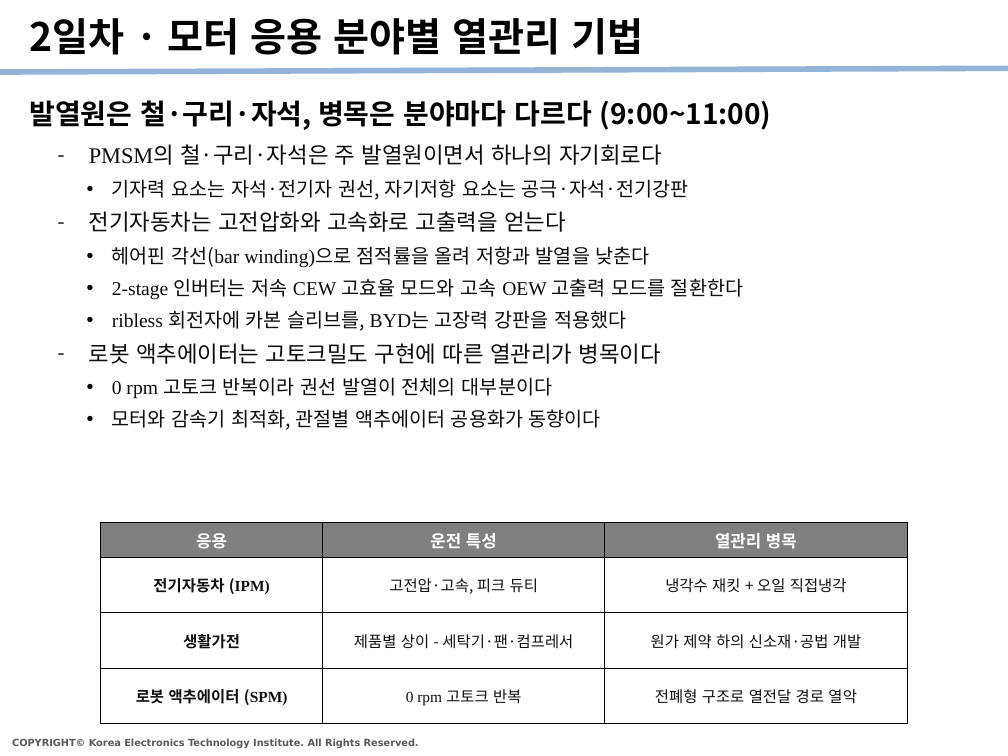
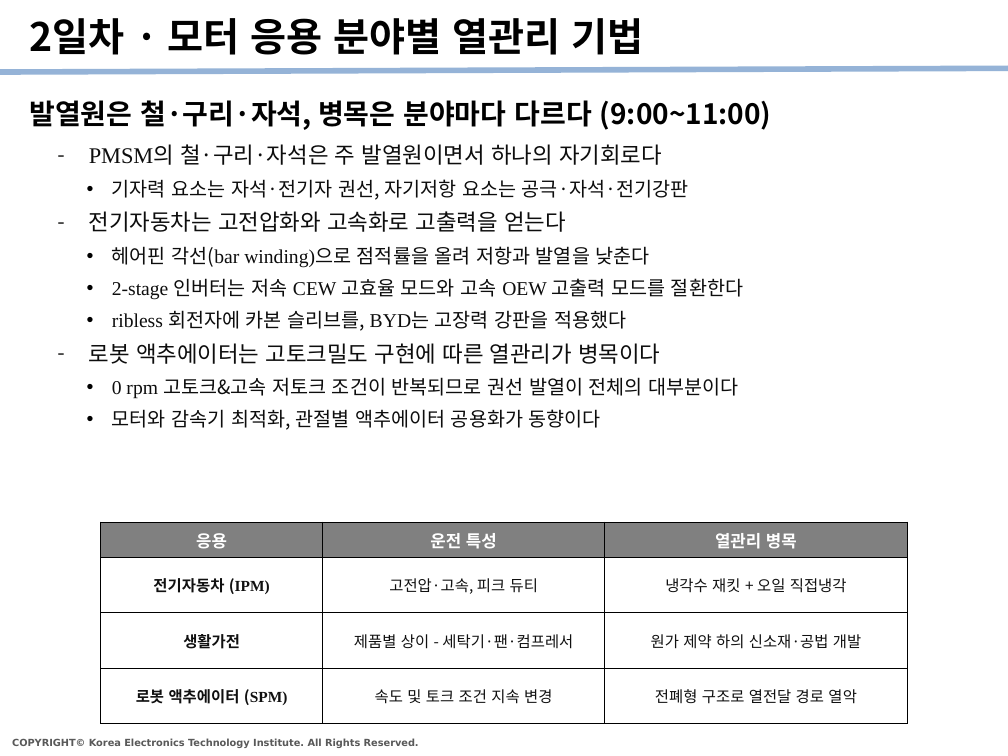
Before and after one commit to kybeen0521/PHM_Edu, a slide deck: slide 8 of Templates/PHM강좌_수강정리_v1.pptx. Drawn at 1008x756 pixels with LibreOffice and Linux fonts; fonts in the diff are those of the drawing. Boxes give left, top, right and bottom in pixels: in the first picture for what was removed or moved away, otherwise in the second. Text is boxed around its words. In the diff, an @@ line names an element or a change of style, - is before the commit and + after.

```diff
--- a/Templates/PHM강좌_수강정리_v1.pptx
+++ b/Templates/PHM강좌_수강정리_v1.pptx
@@ text at (112, 377, 738, 399): text changed @@
-    • 0 rpm 고토크 반복이라 권선 발열이 전체의 대부분이다
+    • 0 rpm 고토크&고속 저토크 조건이 반복되므로 권선 발열이 전체의 대부분이다
@@ table at (101, 522, 907, 724) @@
-row 4, column 2: 0 rpm 고토크 반복
+row 4, column 2: 속도 및 토크 조건 지속 변경
```
Also in this commit, not shown: 5 other slides changed.
